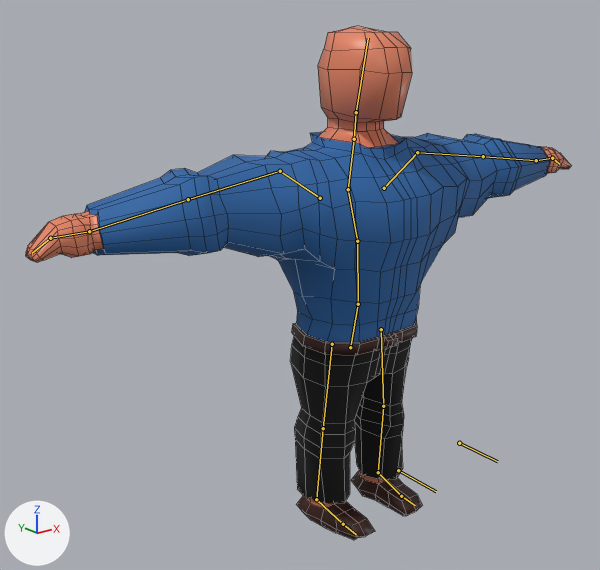
Two versions of the Blender file Assets/Blender/guard.blend, one commit apart.
Rendered twice from a 50 mm lens placed at (-10.86, -11.88, 10.01), pointed at (-0.92, 0.53, 5.05). Every picture has the same lights, and +X, +Y and +Z are marked at lower left. The bones that bend it are drawn over the model as lines. Mesh edges are drawn as thin lines.

Objects in the first picture: 'Guard'.
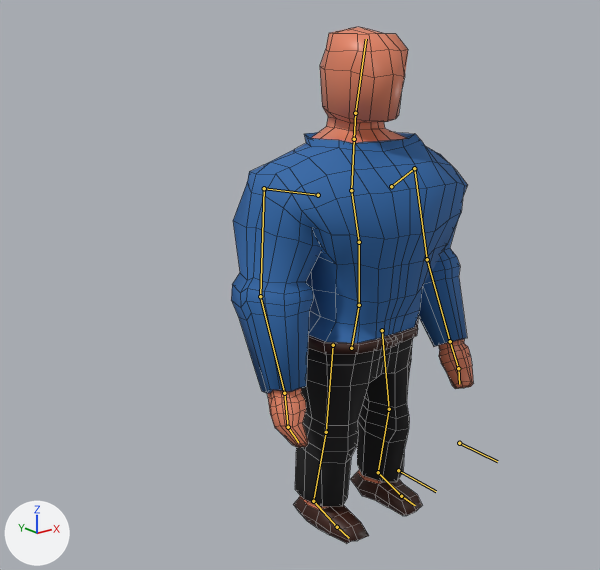
The newer file adds an action. The first version stands in its rest pose; the second is drawn at frame 1 of the action 'IdleAnimation'.

The edits, one by one:
Bone 'SpineBase' (bone_spinebase) moves from (0.0, 0.0, 0.0) to (0.02, -0.02, 0.0).
Bone 'SpineBase' (bone_spinebase) turns from (0, 0, 0) to (1, 0, 0) degrees about its own x, y and z.
Bone 'lowerSpine' (bone_lowerspine) turns from (0, 0, 0) to (-1, -5, 0) degrees about its own x, y and z.
Bone 'MidSpine' (bone_midspine) turns from (0, 0, 0) to (0, -5, -2) degrees about its own x, y and z.
Bone 'upperSpine' (bone_upperspine) turns from (0, 0, 0) to (-6, 0, 0) degrees about its own x, y and z.
Bone 'neck' (bone_neck) turns from (0, 0, 0) to (7, -3, 0) degrees about its own x, y and z.
Bone 'head' (bone_head) turns from (0, 0, 0) to (0, 3, -1) degrees about its own x, y and z.
Bone 'Shoulder.l' (bone_shoulder_l) moves from (0.0, 0.0, 0.0) to (-0.03, 0.04, 0.01).
Bone 'Shoulder.l' (bone_shoulder_l) turns from (0, 0, 0) to (-27, 6, -21) degrees about its own x, y and z.
Bone 'upperArm.l' (bone_upperarm_l) turns from (0, 0, 0) to (1, -2, -54) degrees about its own x, y and z.
Bone 'lowerArm.l' (bone_lowerarm_l) turns from (0, 0, 0) to (15, 0, -13) degrees about its own x, y and z.
Bone 'Shoulder.r' (bone_shoulder_r) moves from (0.0, 0.0, 0.0) to (0.03, 0.04, 0.01).
Bone 'Shoulder.r' (bone_shoulder_r) turns from (0, 0, 0) to (-3, -1, 22) degrees about its own x, y and z.
Bone 'upperArm.r' (bone_upperarm_r) turns from (0, 0, 0) to (1, 2, 54) degrees about its own x, y and z.
Bone 'lowerArm.r' (bone_lowerarm_r) turns from (0, 0, 0) to (20, 0, 8) degrees about its own x, y and z.
Bone '_IK_Leg.r' (bone_ik_leg_r) moves from (0.0, 0.0, 0.0) to (0.08, 0.0, -0.01).
Bone '_IK_Leg.r' (bone_ik_leg_r) turns from (0, 0, 0) to (1, 1, 5) degrees about its own x, y and z.

What differs and where, as boxes (x1, y1, x2, y2) in the pictures (600 x 570 px):
'Guard', posed (55% narrower): before (26, 26, 571, 540); after (231, 27, 474, 543)
bone 'SpineBase', root to tip: before (350, 347) to (358, 304); after (351, 348) to (359, 305)
bone 'lowerSpine', root to tip: before (358, 304) to (357, 241); after (359, 305) to (359, 242)
bone 'MidSpine', root to tip: before (357, 241) to (348, 189); after (359, 242) to (351, 190)
bone 'upperSpine', root to tip: before (348, 189) to (354, 139); after (351, 190) to (354, 139)
bone 'neck', root to tip: before (354, 139) to (356, 112); after (354, 139) to (355, 113)
bone 'head', root to tip: before (356, 112) to (368, 38); after (355, 113) to (366, 39)
bone 'Shoulder.l', root to tip: before (384, 188) to (417, 152); after (391, 186) to (414, 168)
bone 'upperArm.l', root to tip: before (417, 152) to (483, 156); after (414, 168) to (427, 259)
bone 'lowerArm.l', root to tip: before (483, 156) to (536, 160); after (427, 259) to (450, 341)
bone 'Shoulder.r', root to tip: before (320, 198) to (280, 171); after (318, 195) to (264, 188)
bone 'upperArm.r', root to tip: before (280, 171) to (188, 199); after (264, 188) to (260, 296)
bone 'lowerArm.r', root to tip: before (188, 199) to (89, 231); after (260, 296) to (284, 393)
